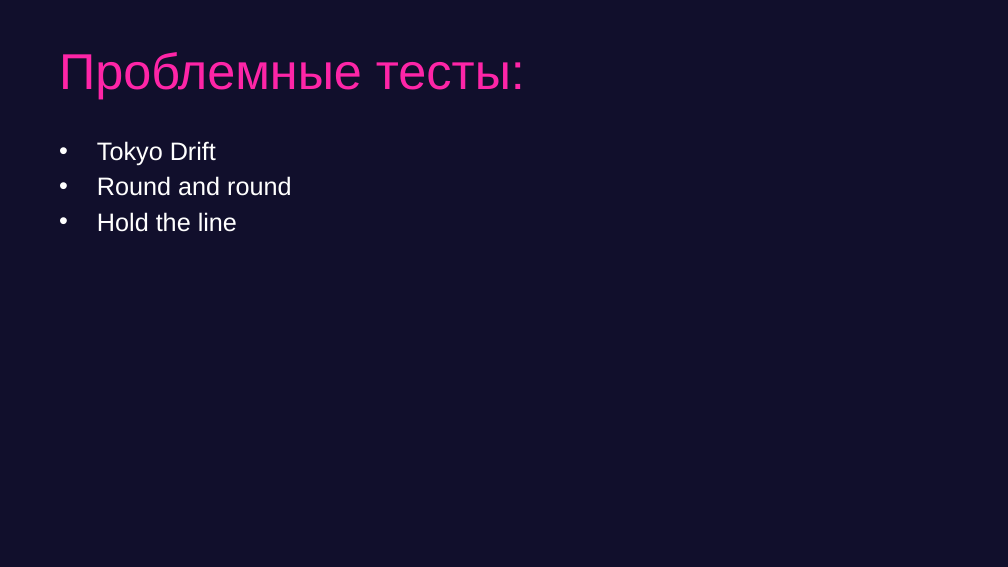
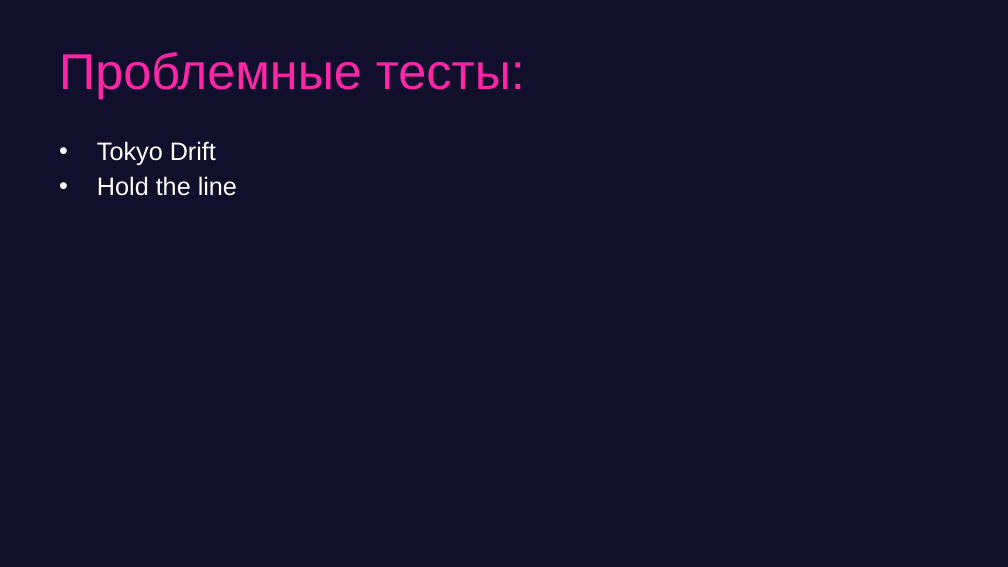
Before and after one commit to game-ai-course/game-ai-school, a slide deck: slide 7 of day1-montecarlo.pptx. Drawn at 1008x567 pixels with LibreOffice and Linux fonts; fonts in the diff are those of the drawing. Boxes give left, top, right and bottom in pixels: in the first picture for what was removed or moved away, otherwise in the second. Text is boxed around its words. In the diff, an @@ line names an element or a change of style, - is before the commit and + after.

```diff
--- a/day1-montecarlo.pptx
+++ b/day1-montecarlo.pptx
@@ text at box(97, 176, 291, 196): paragraph removed @@
-• Round and round
```
Also in this commit, not shown: 7 other slides changed, 1 slide added.
